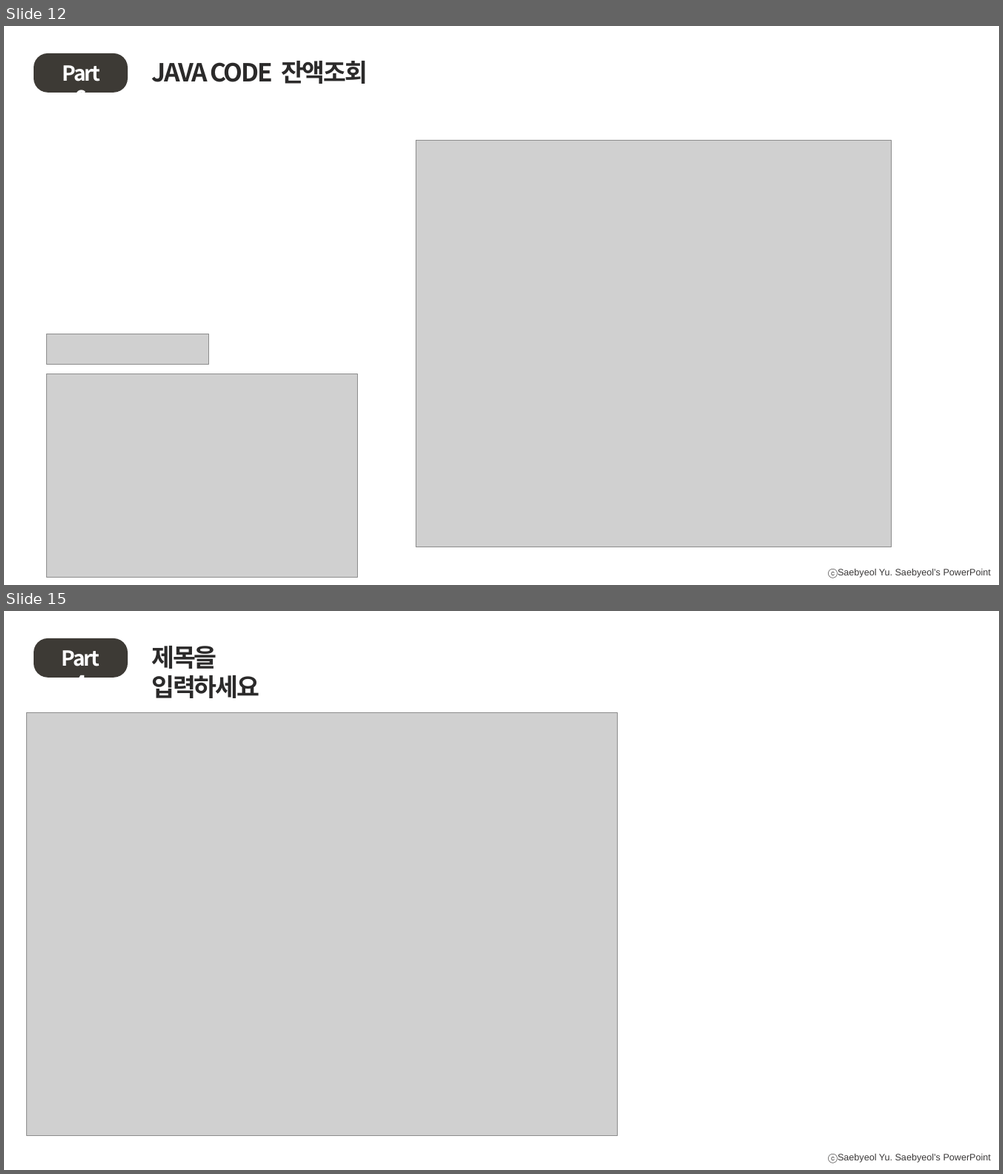
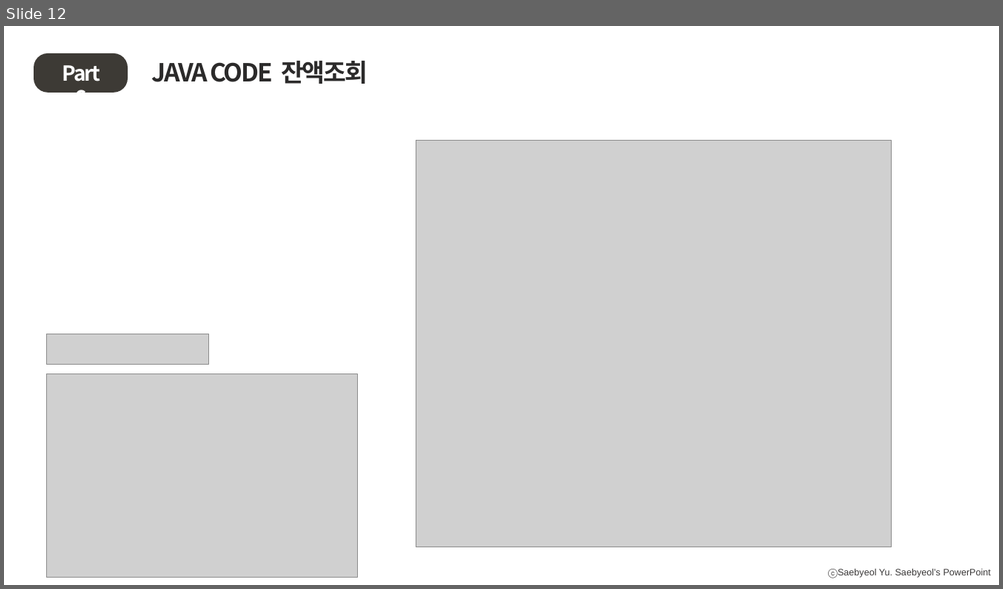
Before and after one commit to TRENDLMC/Java_cli_todo, a slide deck: 파워포인트.pptx. Shown one above the other, each under a label of ours: slides 12 and 15 before the commit, slide 12 after it; the slides between them are not shown. The pictures are 1003x1174 and 1003x589 pixels, drawn with LibreOffice and Linux fonts; fonts in the diff are those of the drawing; grey boxes stand for pictures. Boxes give left, top, right and bottom in pixels: in the first picture for what was removed or moved away, otherwise in the second. Text is boxed around its words. In the diff, an @@ line names an element or a change of style, - is before the commit and + after.

```diff
--- a/파워포인트.pptx
+++ b/파워포인트.pptx
@@ slide 15 removed at bbox=[4, 611, 999, 1170], background #FFFFFF; not listed: 1 template element that a slide beside it also shows @@
@@ rounded rectangle removed at bbox=[34, 638, 128, 678] @@
@@ text removed at bbox=[62, 650, 100, 678] @@
-Part 4
@@ text removed at bbox=[151, 646, 259, 698] @@
-제목을 입력하세요
@@ picture removed at bbox=[26, 713, 617, 1137] @@
```
Also in this commit, not shown: 5 slides changed, 3 slides added, 24 other files.
